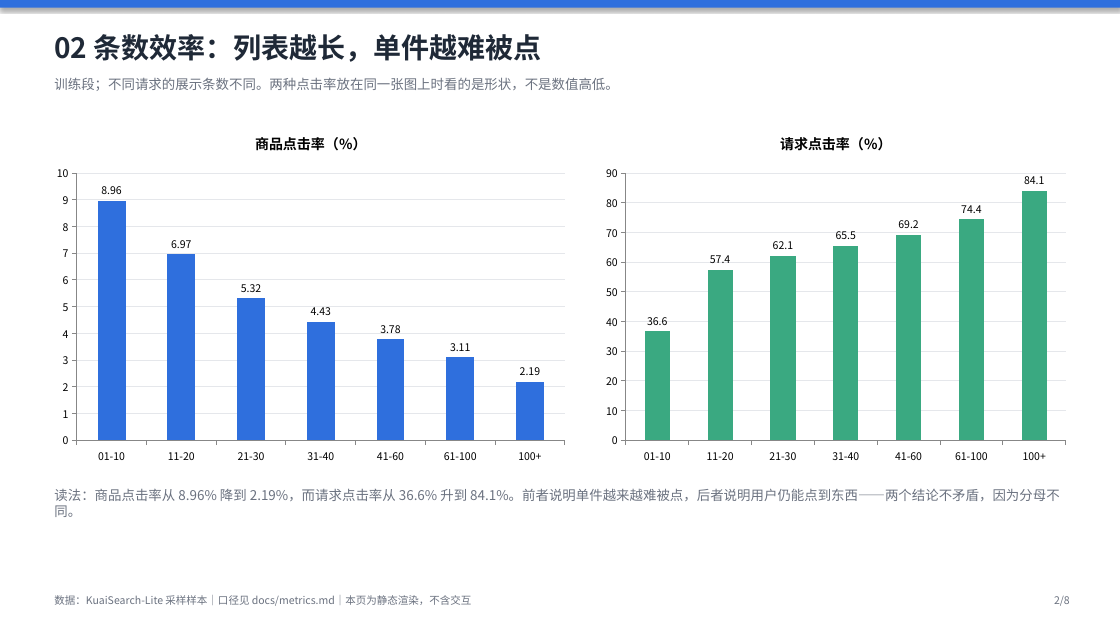
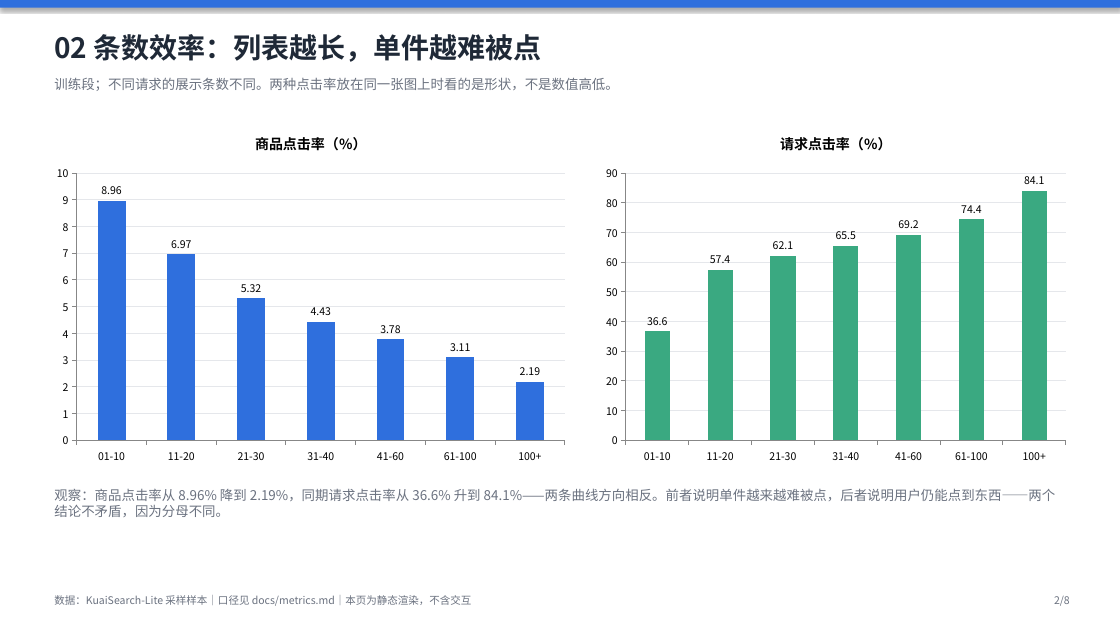
Before and after one commit to wsirui512-ops/kuaisearch-search-ops, a slide deck: slide 2 of dashboards/静态看板.pptx. Drawn at 1120x630 pixels with LibreOffice and Linux fonts; fonts in the diff are those of the drawing. Boxes give left, top, right and bottom in pixels: in the first picture for what was removed or moved away, otherwise in the second. Text is boxed around its words. In the diff, an @@ line names an element or a change of style, - is before the commit and + after.

```diff
--- a/dashboards/静态看板.pptx
+++ b/dashboards/静态看板.pptx
@@ text at [54, 489, 1056, 517]: text changed @@
-读法：商品点击率从 8.96% 降到 2.19%，而请求点击率从 36.6% 升到 84.1%。前者说明单件越来越难被点，后者说明用户仍能点到东西——两个结论不矛盾，因为分母不同。
+观察：商品点击率从 8.96% 降到 2.19%，同期请求点击率从 36.6% 升到 84.1%——两条曲线方向相反。前者说明单件越来越难被点，后者说明用户仍能点到东西——两个结论不矛盾，因为分母不同。
```
Also in this commit, not shown: 3 other slides changed, 8 other files.
